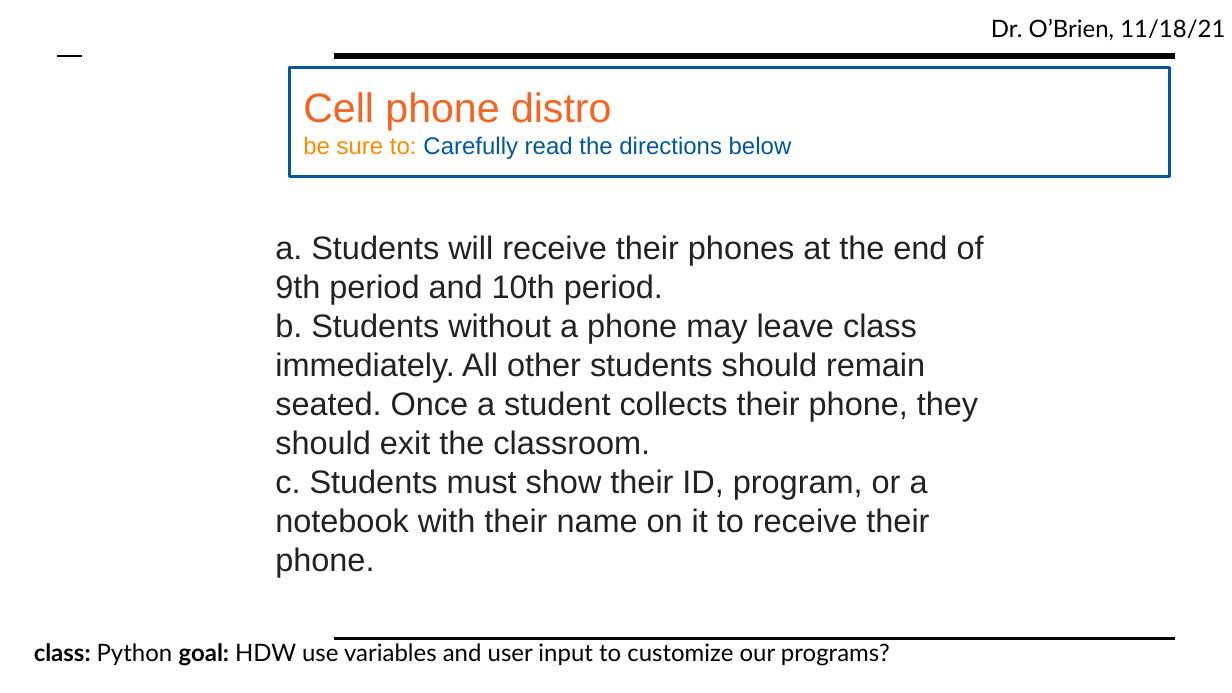
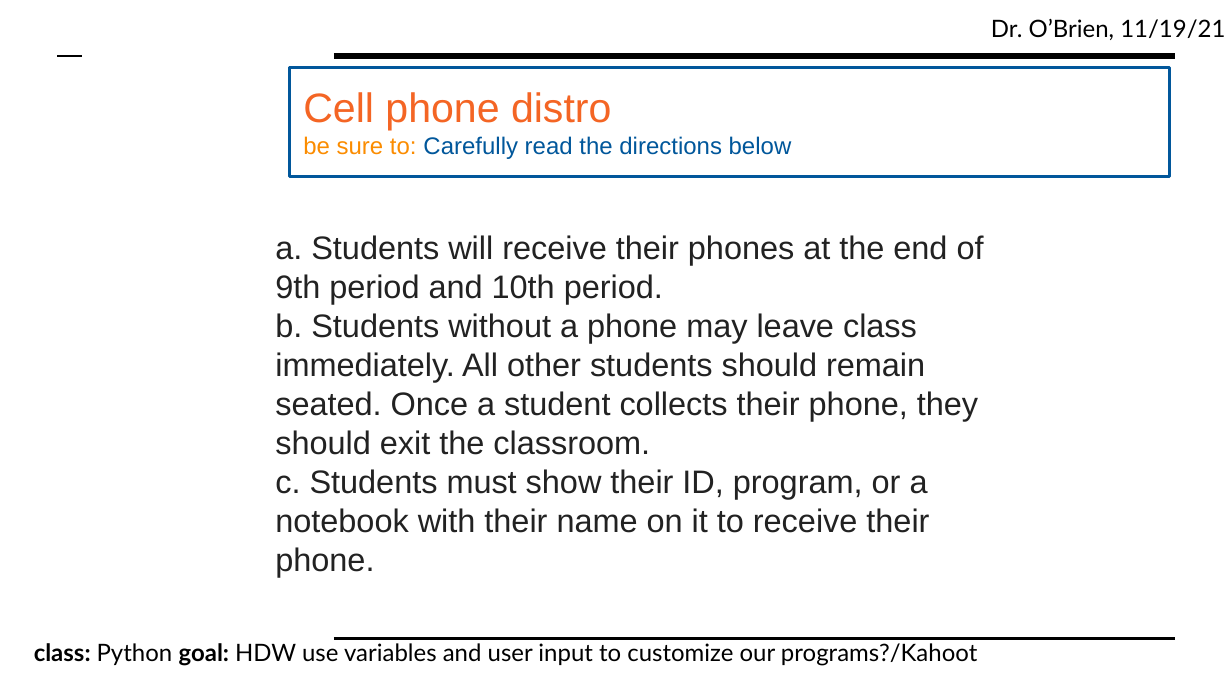
Before and after one commit to cobrien87/work, a slide deck: slide 4 of print/lesson_94_python.pptx. Drawn at 1232x693 pixels with LibreOffice and Linux fonts; fonts in the diff are those of the drawing; background and template pictures are left out. Boxes give left, top, right and bottom in pixels: in the first picture for what was removed or moved away, otherwise in the second. Text is boxed around its words. In the diff, an @@ line names an element or a change of style, - is before the commit and + after.

```diff
--- a/print/lesson_94_python.pptx
+++ b/print/lesson_94_python.pptx
@@ text at [991, 19, 1225, 40]: text changed @@
-Dr. O’Brien, 11/18/21
+Dr. O’Brien, 11/19/21
@@ text at [34, 643, 977, 666]: text changed @@
-class: Python goal: HDW use variables and user input to customize our programs?
+class: Python goal: HDW use variables and user input to customize our programs?/Kahoot
```
Also in this commit, not shown: 4 other slides changed, 7 other files.
